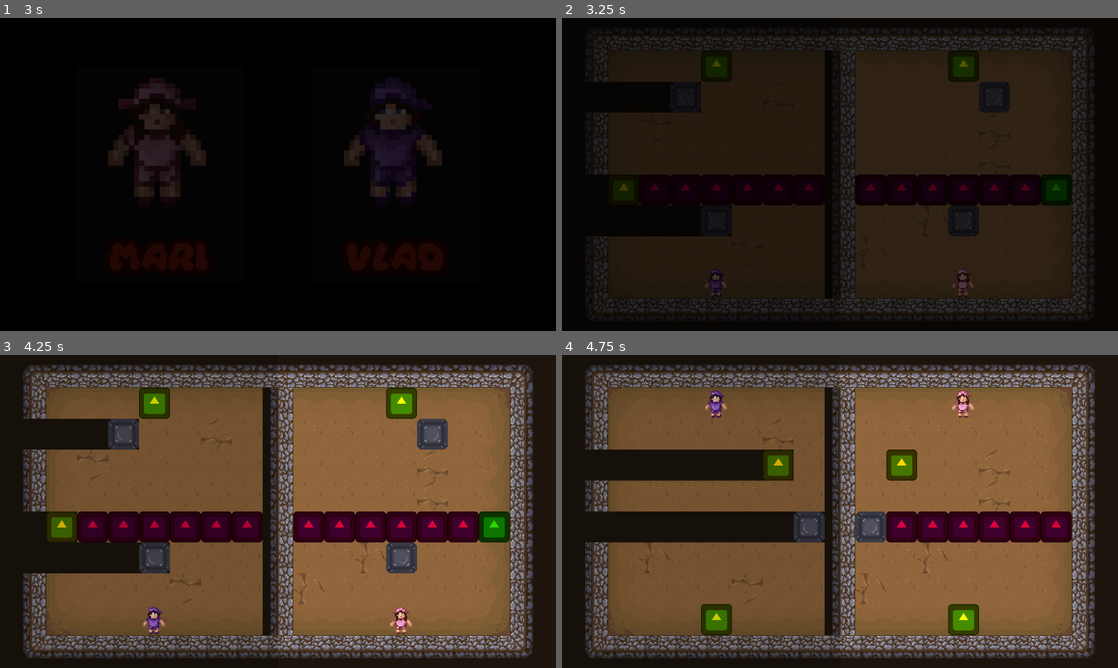
Above: before the commit, frames 1-4 (two rows, left to right).
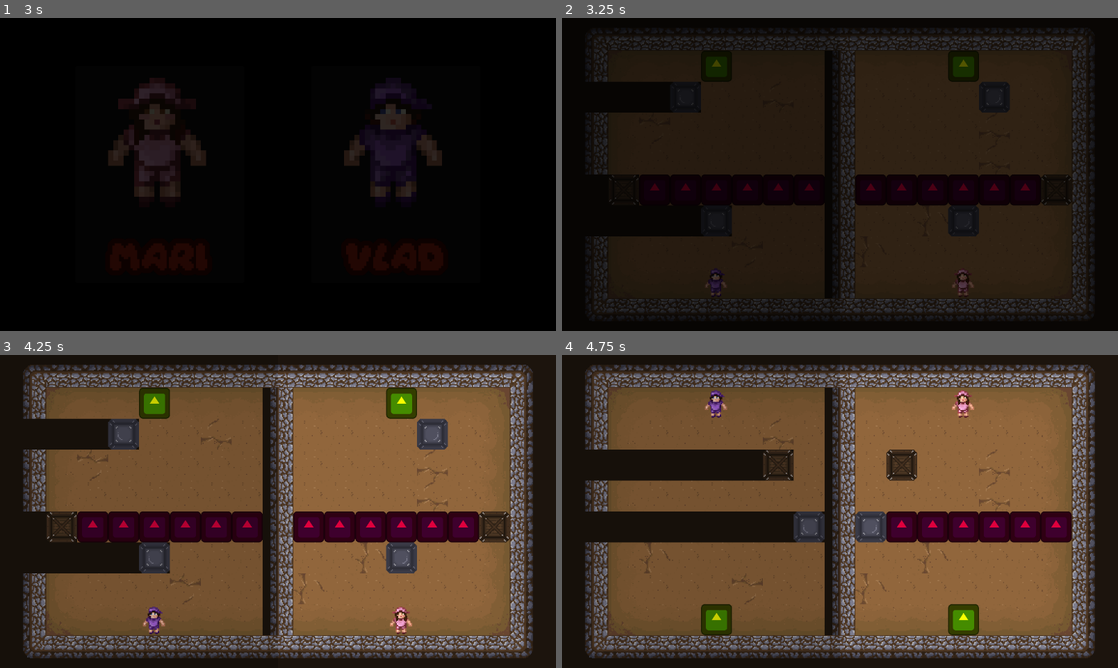
Above: after the commit, the same moments.

Repository: Vlad-935/Reflective-Trust
Game: Godot game, scene res://scenes/root.tscn
Two runs of this game, one before a commit and one after it. Both use one fixed random seed, a clock stepped at 60 frames per second and the inputs below. The engine's default icon, where the game draws it, is replaced by a stand-in: a white triangle on a blue panel in a dark square.
Inputs (mouse positions are in pixels of both pictures, inside the frame that each line leads up to):
- Up to frame 1 (3 s): click "Play" at 0.5 s; click "Play" at 1.25 s; click "Mari" at 2 s; tap Enter (ui_accept) at 2.75 s; move the mouse to (400, 158) at 2.77 s; hold D (move right) from 2.78 s (still down); click (400, 158) at 2.92 s
- Up to frame 2 (3.25 s): keep holding D (move right); tap Enter (ui_accept) at 3.02 s
- Up to frame 3 (4.25 s): tap Enter (ui_accept) at 3.5, 3.77 s; move the mouse to (166, 527) at 3.52 s; release D (move right) at 3.53 s; hold S (move down) from 3.53 s (still down)
- Up to frame 4 (4.75 s): move the mouse to (895, 442) at 4.27 s; release S (move down) at 4.28 s; hold D (move right) from 4.28 s (still down)

Frame 1 is identical in both runs. In frame 2, 0.2% of the frame differs, in the area x 8-92%, y 50-60%; in frame 3, 0.9%; in frame 4, 0.8%.

Commit message:
Added crate sprite

Diff:
--- a/reflective-trust/scenes/Levels/level_1.tscn
+++ b/reflective-trust/scenes/Levels/level_1.tscn
@@ -115,7 +115,6 @@
 [node name="Objects" type="Node2D" parent="." unique_id=840091501]
 
 [node name="Moveable_Object" parent="Objects" unique_id=1409220653 instance=ExtResource("2_3ydyl")]
-modulate = Color(0.1812501, 1, 0, 1)
 position = Vector2(224, 32)
 INITIAL_POSITION = Vector2(224, 32)
 
--- a/reflective-trust/scenes/objects/moveable_object.tscn
+++ b/reflective-trust/scenes/objects/moveable_object.tscn
@@ -1,7 +1,7 @@
 [gd_scene format=3 uid="uid://bvkyebfwai1k0"]
 
-[ext_resource type="Texture2D" uid="uid://7cbcocytpax0" path="res://icon.svg" id="1_fygij"]
 [ext_resource type="Script" uid="uid://d0ow13ofspu1h" path="res://scripts/moveable_object.gd" id="1_sbsyn"]
+[ext_resource type="Texture2D" uid="uid://deos2e6hk3cb2" path="res://assests/sprites/Objects/Wood Crate.png" id="2_f12b7"]
 
 [sub_resource type="RectangleShape2D" id="RectangleShape2D_ijygm"]
 size = Vector2(32, 32)
@@ -16,9 +16,7 @@
 script = ExtResource("1_sbsyn")
 
 [node name="Sprite2D" type="Sprite2D" parent="." unique_id=1984777450]
-modulate = Color(1, 0.84313726, 0, 1)
-scale = Vector2(0.25, 0.25)
-texture = ExtResource("1_fygij")
+texture = ExtResource("2_f12b7")
 
 [node name="CollisionShape2D" type="CollisionShape2D" parent="." unique_id=1523430818]
 shape = SubResource("RectangleShape2D_ijygm")
Binary file added: reflective-trust/assests/sprites/Objects/Wood Crate.png
Not shown, added: reflective-trust/assests/sprites/Objects/Wood Crate.png.import
